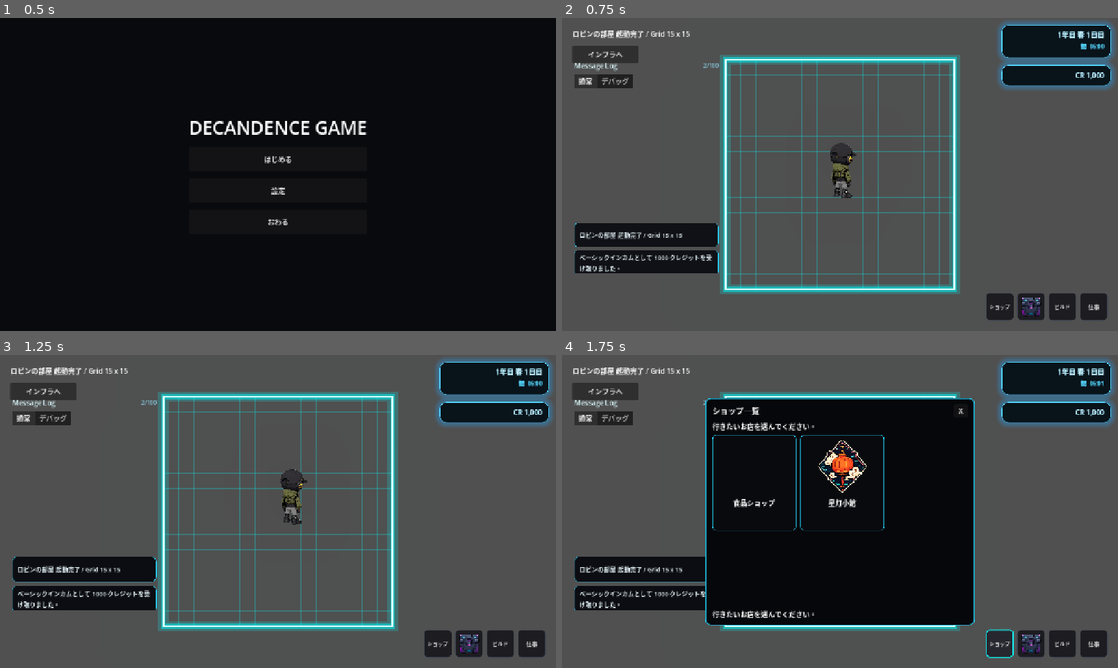
Above: before the commit, frames 1-4 (two rows, left to right).
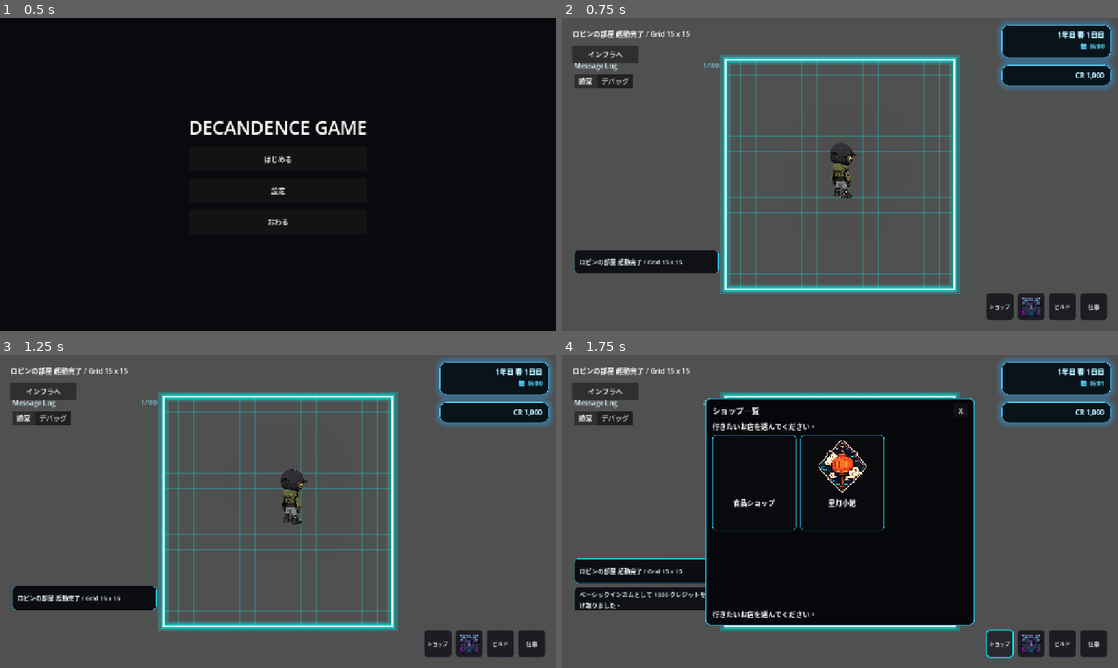
Above: after the commit, the same moments.

Repository: grimoire1089-coder/optimistic
Game: Godot game, scene res://Scenes/Boot/TitleScene.tscn
Two runs of this game, one before a commit and one after it. Both use one fixed random seed, a clock stepped at 60 frames per second and the inputs below. Sound files missing from this copy of the repository are replaced by a short silence.
Inputs:
- Up to frame 1 (0.5 s): no input
- Up to frame 2 (0.75 s): click "はじめる" at 0.5 s
- Up to frame 3 (1.25 s): no input
- Up to frame 4 (1.75 s): click "ショップ" at 1.25 s

Frame 1 is identical in both runs. In frame 2, 2.4% of the frame differs, in the area x 2-29%, y 14-82%; in frame 3, 2.6%; in frame 4, 1.0%.

Commit message:
Queue message log entries with delayed display

Diff:
--- a/Scripts/UI/HUD/MessageLogPanel.gd
+++ b/Scripts/UI/HUD/MessageLogPanel.gd
@@ -9,7 +9,9 @@
 @export var notice_sfx: AudioStream
 @export var notice_sfx_volume_db: float = 0.0
 @export var auto_scroll_to_latest: bool = true
+## 旧設定との互換用。デバッグログはコード側で常に無音にする。
 @export var play_notice_sfx_for_debug: bool = false
+@export_range(0.0, 10.0, 0.1) var queued_message_delay_seconds: float = 1.0
 @export var card_height: float = 58.0
 @export var card_enter_offset_y: float = 18.0
 @export var card_enter_duration: float = 0.22
@@ -29,7 +31,11 @@
 
 var _normal_messages: Array[String] = []
 var _debug_messages: Array[String] = []
+var _queued_normal_messages: Array[Dictionary] = []
+var _queued_debug_messages: Array[Dictionary] = []
 var _current_channel: int = LogChannel.NORMAL
+var _is_processing_normal_queue: bool = false
+var _is_processing_debug_queue: bool = false
 
 
 func _ready() -> void:
@@ -43,11 +49,11 @@
 
 
 func add_message(message: String) -> void:
-	_add_message_to_channel(message, LogChannel.NORMAL, true)
+	_queue_message_to_channel(message, LogChannel.NORMAL, true)
 
 
 func add_debug_message(message: String) -> void:
-	_add_message_to_channel(message, LogChannel.DEBUG, play_notice_sfx_for_debug)
+	_queue_message_to_channel(message, LogChannel.DEBUG, false)
 
 
 func add_debug_result(source: String, action: String, success: bool, detail: String = "") -> void:
@@ -69,6 +75,7 @@
 
 
 func clear_messages() -> void:
+	_queued_normal_messages.clear()
 	_normal_messages.clear()
 	if _current_channel == LogChannel.NORMAL:
 		_rebuild_visible_messages(false)
@@ -77,6 +84,7 @@
 
 
 func clear_debug_messages() -> void:
+	_queued_debug_messages.clear()
 	_debug_messages.clear()
 	if _current_channel == LogChannel.DEBUG:
 		_rebuild_visible_messages(false)
@@ -85,6 +93,8 @@
 
 
 func clear_all_messages() -> void:
+	_queued_normal_messages.clear()
+	_queued_debug_messages.clear()
 	_normal_messages.clear()
 	_debug_messages.clear()
 	_rebuild_visible_messages(false)
@@ -108,10 +118,57 @@
 	_set_current_channel(LogChannel.DEBUG)
 
 
-func _add_message_to_channel(message: String, channel: int, should_play_sfx: bool) -> void:
+func _queue_message_to_channel(message: String, channel: int, should_play_sfx: bool) -> void:
 	var trimmed_message := message.strip_edges()
 	if trimmed_message.is_empty():
 		return
+
+	if channel == LogChannel.DEBUG:
+		should_play_sfx = false
+
+	var queue := _get_queued_messages_for_channel(channel)
+	queue.append({
+		"message": trimmed_message,
+		"should_play_sfx": should_play_sfx,
+	})
+
+	_start_queue_processor(channel)
+
+
+func _start_queue_processor(channel: int) -> void:
+	if _is_processing_queue(channel):
+		return
+
+	_set_processing_queue(channel, true)
+	call_deferred("_process_message_queue", channel)
+
+
+func _process_message_queue(channel: int) -> void:
+	while is_inside_tree() and not _get_queued_messages_for_channel(channel).is_empty():
+		var queue := _get_queued_messages_for_channel(channel)
+		var entry: Dictionary = queue.pop_front()
+		_add_message_to_channel_immediate(
+			str(entry.get("message", "")),
+			channel,
+			bool(entry.get("should_play_sfx", false))
+		)
+
+		if not _get_queued_messages_for_channel(channel).is_empty() and queued_message_delay_seconds > 0.0:
+			await get_tree().create_timer(queued_message_delay_seconds).timeout
+
+	_set_processing_queue(channel, false)
+
+	if is_inside_tree() and not _get_queued_messages_for_channel(channel).is_empty():
+		_start_queue_processor(channel)
+
+
+func _add_message_to_channel_immediate(message: String, channel: int, should_play_sfx: bool) -> void:
+	var trimmed_message := message.strip_edges()
+	if trimmed_message.is_empty():
+		return
+
+	if channel == LogChannel.DEBUG:
+		should_play_sfx = false
 
 	var messages := _get_messages_for_channel(channel)
 	messages.append(trimmed_message)
@@ -311,6 +368,25 @@
 	return _normal_messages
 
 
+func _get_queued_messages_for_channel(channel: int) -> Array[Dictionary]:
+	if channel == LogChannel.DEBUG:
+		return _queued_debug_messages
+	return _queued_normal_messages
+
+
+func _is_processing_queue(channel: int) -> bool:
+	if channel == LogChannel.DEBUG:
+		return _is_processing_debug_queue
+	return _is_processing_normal_queue
+
+
+func _set_processing_queue(channel: int, processing: bool) -> void:
+	if channel == LogChannel.DEBUG:
+		_is_processing_debug_queue = processing
+		return
+	_is_processing_normal_queue = processing
+
+
 func _to_packed_string_array(messages: Array[String]) -> PackedStringArray:
 	var result := PackedStringArray()
 	for message in messages:
